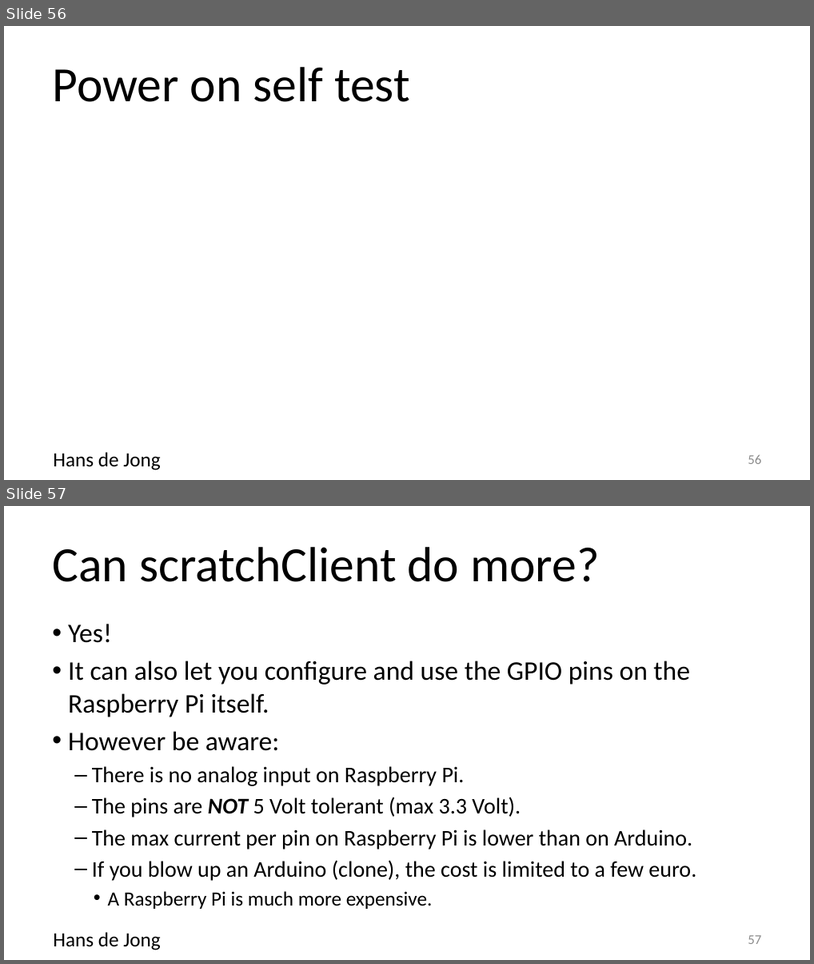
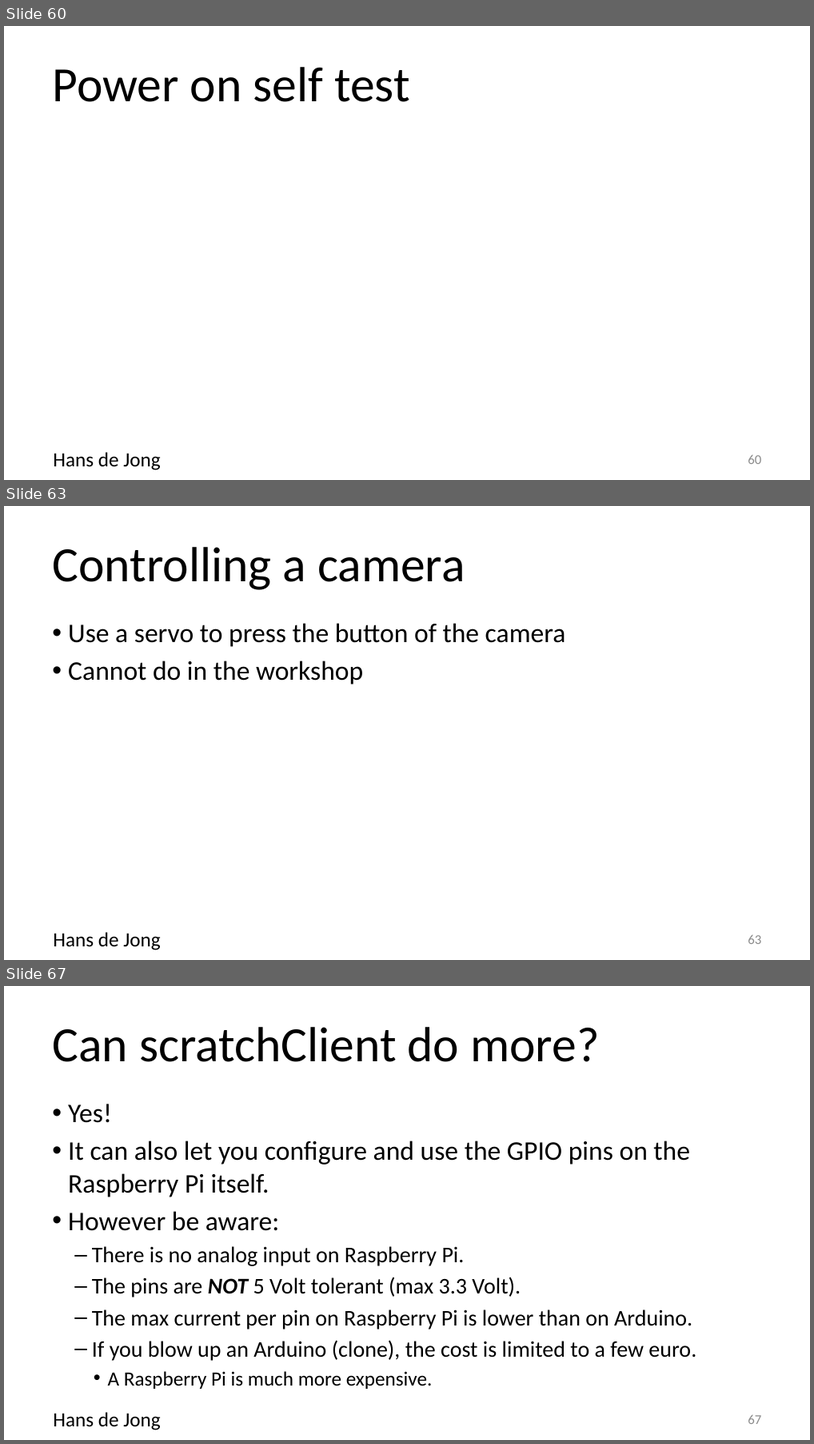
Before and after one commit to hansdejongehv/Weekendschool-PiAndMore, a slide deck: PiAndMore/Part-1--Breadboard/PiAndMore workshop physical computing with Arduino - part 1 - Beginners and Advanced.v0.3.pptx. Shown one above the other, each under a label of ours: slides 56 and 57 before the commit, slides 60, 63 and 67 after it; the slides between them are not shown. The pictures are 814x964 and 814x1444 pixels, drawn with LibreOffice and Linux fonts; fonts in the diff are those of the drawing; background and template pictures are left out. Boxes give left, top, right and bottom in pixels: in the first picture for what was removed or moved away, otherwise in the second. Text is boxed around its words. In the diff, an @@ line names an element or a change of style, - is before the commit and + after.

```diff
--- a/PiAndMore/Part-1--Breadboard/PiAndMore workshop physical computing with Arduino - part 1 - Beginners and Advanced.v0.3.pptx
+++ b/PiAndMore/Part-1--Breadboard/PiAndMore workshop physical computing with Arduino - part 1 - Beginners and Advanced.v0.3.pptx
@@ slide 63 added at (x1=4, y1=506, x2=810, y2=960), background #FFFFFF; not listed: 1 template element that a slide beside it also shows @@
@@ title added at (x1=52, y1=547, x2=466, y2=590), 44 pt, text #000000 @@
+Controlling a camera
@@ text added at (x1=68, y1=623, x2=566, y2=684), 24 pt, text #000000 @@
+• Use a servo to press the button of the camera
+• Cannot do in the workshop
@@ page number added at (x1=748, y1=935, x2=762, y2=944), 12 pt, text #8C8C8C @@
+63
@@ what was slide 56 is now slide 60 @@
@@ page number at (x1=748, y1=455, x2=762, y2=464): text changed @@
-56
+60
@@ what was slide 57 is now slide 67 @@
@@ page number at (x1=748, y1=1415, x2=762, y2=1424): text changed @@
-57
+67
```
Also in this commit, not shown: 1 slide changed, 12 other slides added.
